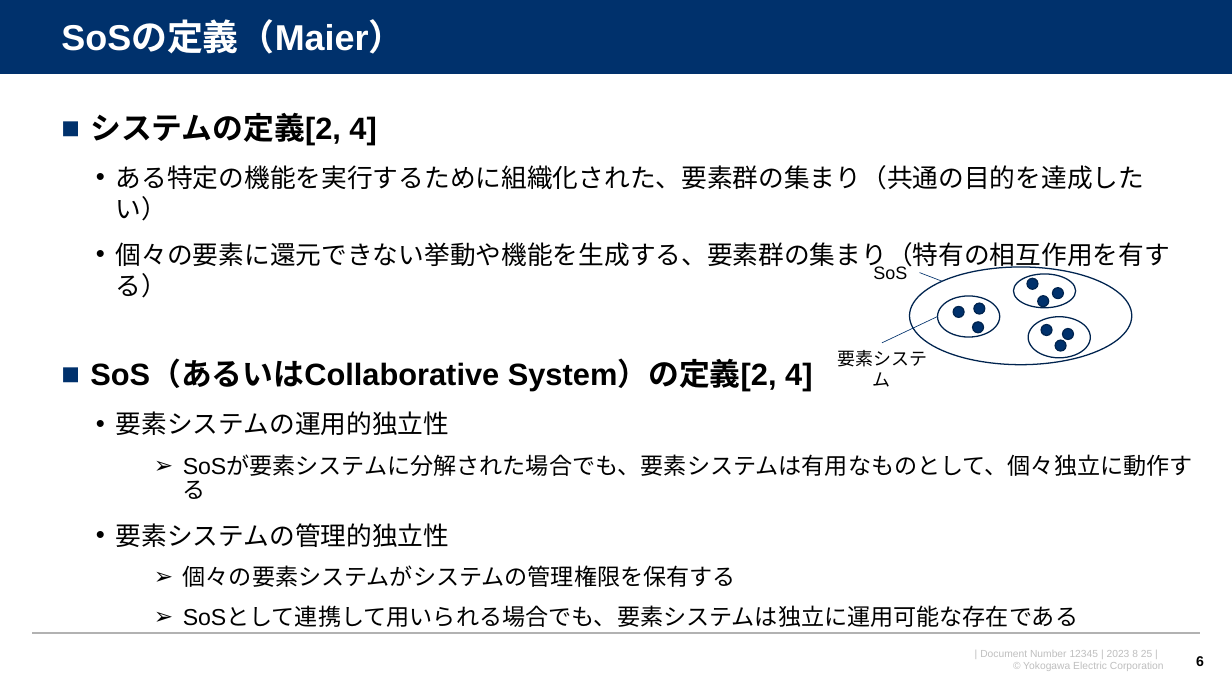
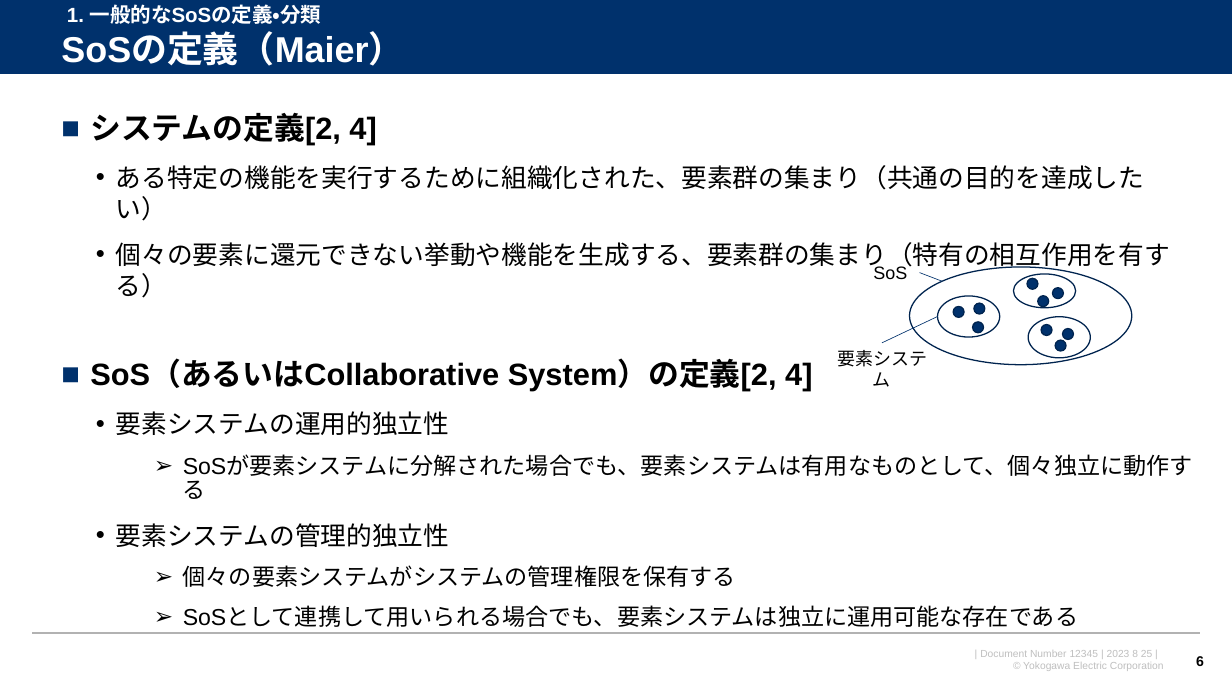
Before and after one commit to watarukumagai-git/opt, a slide deck: slide 6 of SoS/230825_SoS分科会第6回進め方のご相談_rev.0.pptx. Drawn at 1232x693 pixels with LibreOffice and Linux fonts; fonts in the diff are those of the drawing; background and template pictures are left out. Boxes give left, top, right and bottom in pixels: in the first picture for what was removed or moved away, otherwise in the second. Text is boxed around its words. In the diff, an @@ line names an element or a change of style, - is before the commit and + after.

```diff
--- a/SoS/230825_SoS分科会第6回進め方のご相談_rev.0.pptx
+++ b/SoS/230825_SoS分科会第6回進め方のご相談_rev.0.pptx
@@ title "SoSの定義（Maier）": place and size @@
-title "SoSの定義（Maier）" at box(61, 22, 404, 54)
+title "SoSの定義（Maier）" at box(61, 34, 404, 66)
@@ text added at box(67, 4, 322, 24), 16 pt, text #FFFFFF, bold @@
+1. 一般的なSoSの定義・分類
```
Also in this commit, not shown: 8 other slides changed.
